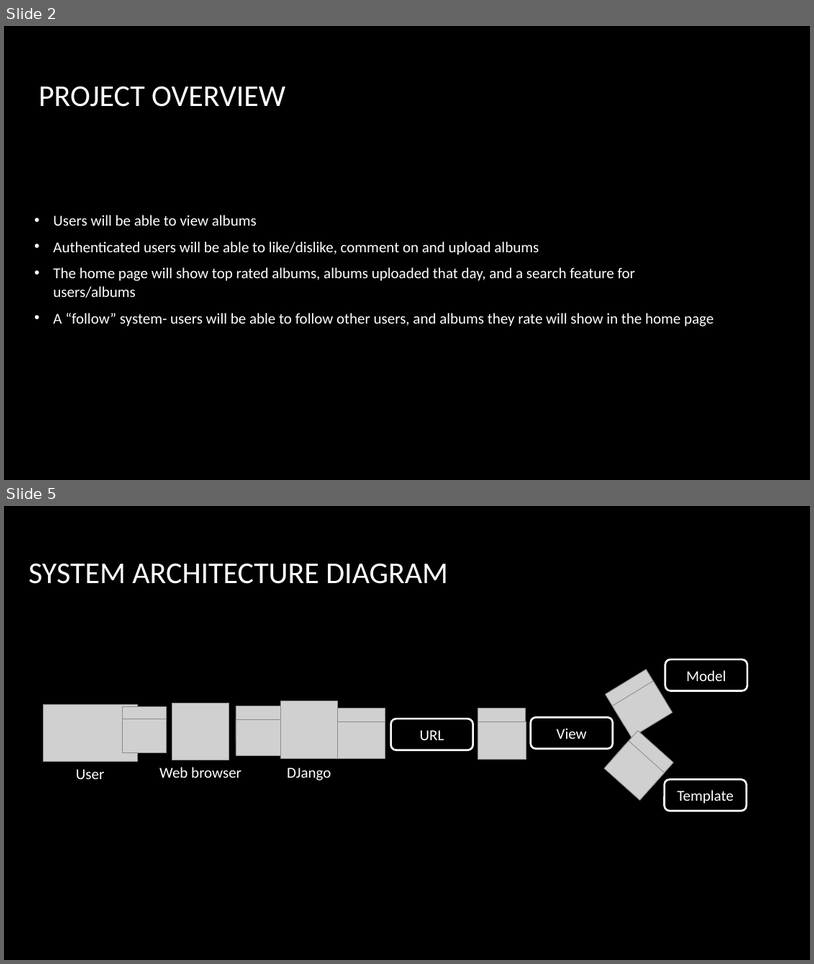
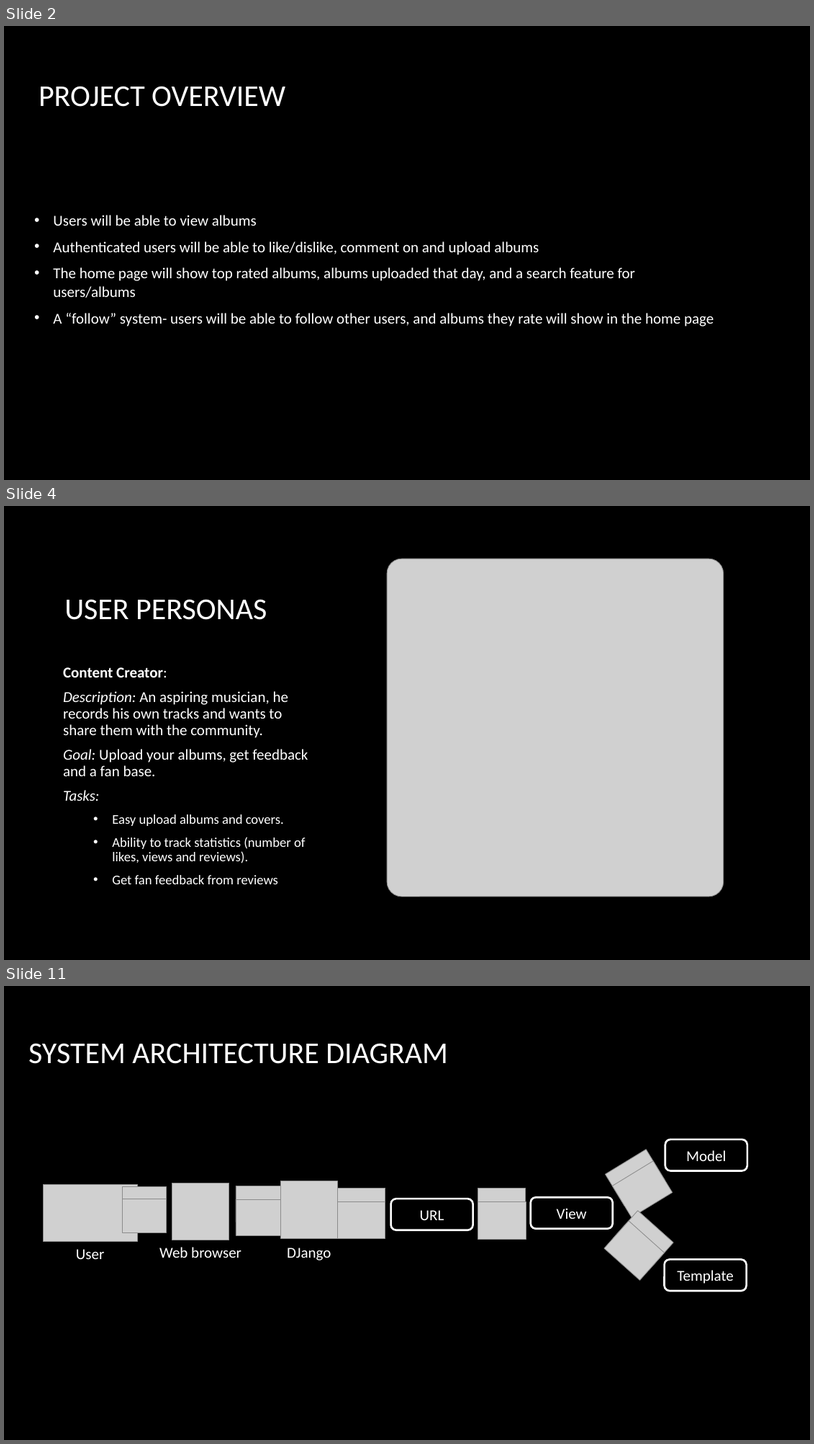
Before and after one commit to MalachyMcGinnity/WAD2GroupProject, a slide deck: WAD2 Group Project Design Spec.pptx. Shown one above the other, each under a label of ours: slides 2 and 5 before the commit, slides 2, 4 and 11 after it; the slides between them are not shown. The pictures are 814x964 and 814x1444 pixels, drawn with LibreOffice and Linux fonts; fonts in the diff are those of the drawing; grey boxes stand for pictures; background and template pictures are left out. Boxes give left, top, right and bottom in pixels: in the first picture for what was removed or moved away, otherwise in the second. Text is boxed around its words. In the diff, an @@ line names an element or a change of style, - is before the commit and + after.

```diff
--- a/WAD2 Group Project Design Spec.pptx
+++ b/WAD2 Group Project Design Spec.pptx
@@ slide 4 added at box(4, 506, 810, 960), background picture (left out) @@
@@ picture added at box(387, 559, 724, 896) @@
@@ title added at box(64, 599, 267, 620), 36 pt, text #FFFFFF @@
+USER PERSONAS
@@ text added at box(63, 667, 308, 884), 18 pt, text #FFFFFF @@
+Content Creator:
+Description: An aspiring musician, he records his own tracks and wants to share them with the community.
+Goal: Upload your albums, get feedback and a fan base.
+Tasks:
+  • Easy upload albums and covers.
+  • Ability to track statistics (number of likes, views and reviews).
+  • Get fan feedback from reviews
@@ what was slide 5 is now slide 11 @@
```
Also in this commit, not shown: 3 slides changed, 5 other slides added.
